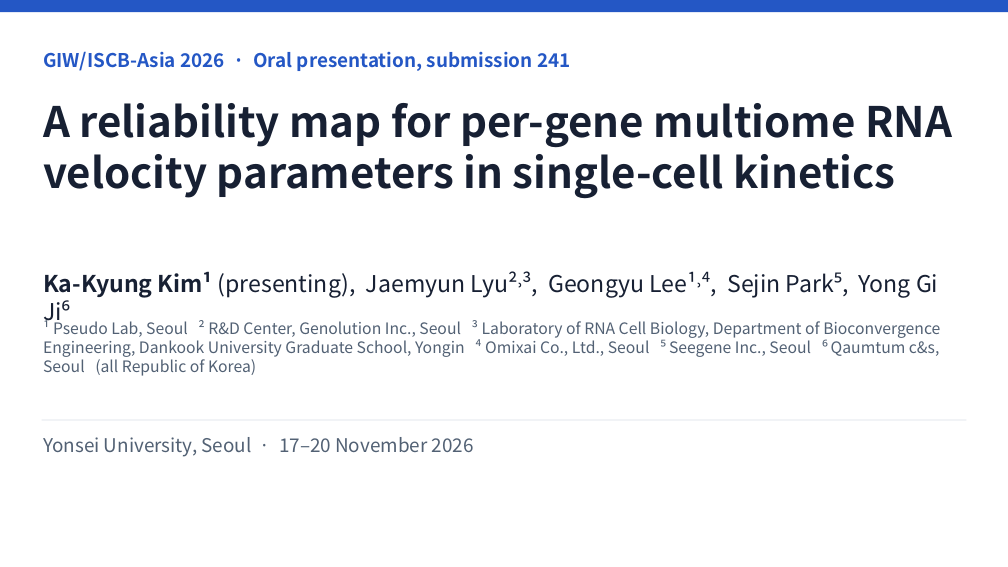
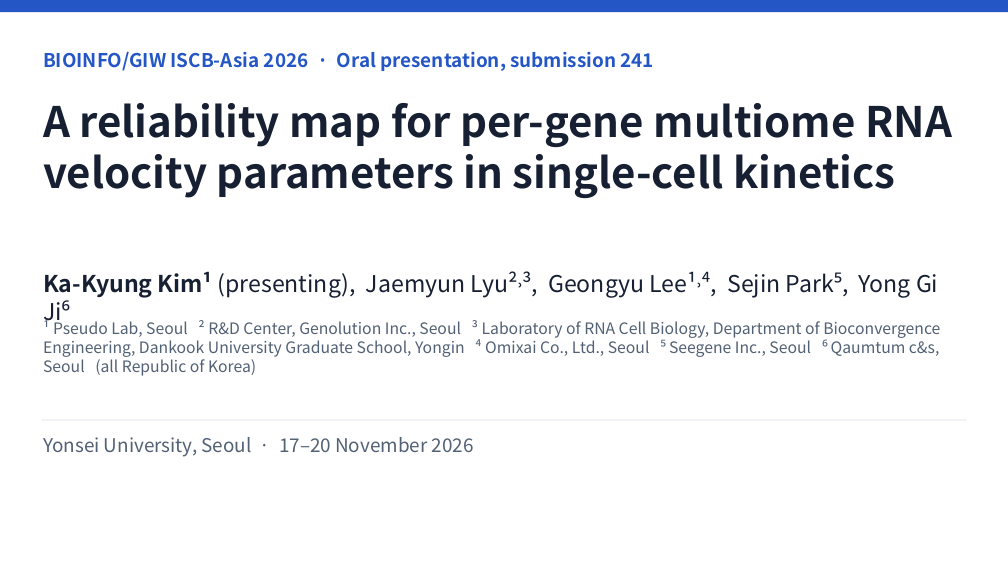
Before and after one commit to biospin/BioProject01, a slide deck: slide 1 of pipeline/hspc-velocity-benchmark/manuscript/conf_giw2026/talk/GIW2026_oral241_velocity_reliability_map.pptx. Drawn at 1008x567 pixels with LibreOffice and Linux fonts; fonts in the diff are those of the drawing. Boxes give left, top, right and bottom in pixels: in the first picture for what was removed or moved away, otherwise in the second. Text is boxed around its words. In the diff, an @@ line names an element or a change of style, - is before the commit and + after.

Commit message:
GIW talk: use official conference name BIOINFO/GIW ISCB-Asia 2026

```diff
--- a/pipeline/hspc-velocity-benchmark/manuscript/conf_giw2026/talk/GIW2026_oral241_velocity_reliability_map.pptx
+++ b/pipeline/hspc-velocity-benchmark/manuscript/conf_giw2026/talk/GIW2026_oral241_velocity_reliability_map.pptx
@@ text at (43, 51, 654, 71): text changed @@
-GIW/ISCB-Asia 2026 · Oral presentation, submission 241
+BIOINFO/GIW ISCB-Asia 2026 · Oral presentation, submission 241
```
Also in this commit, not shown: 16 other files.
